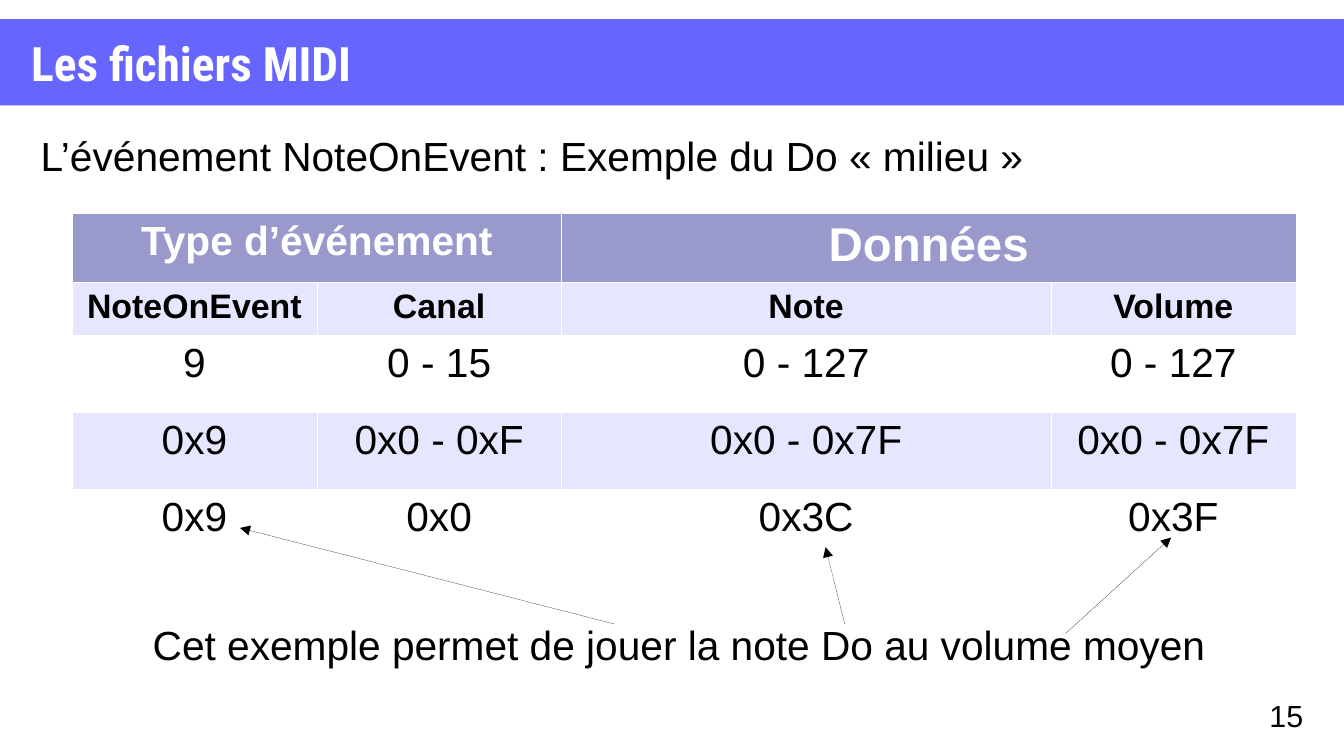
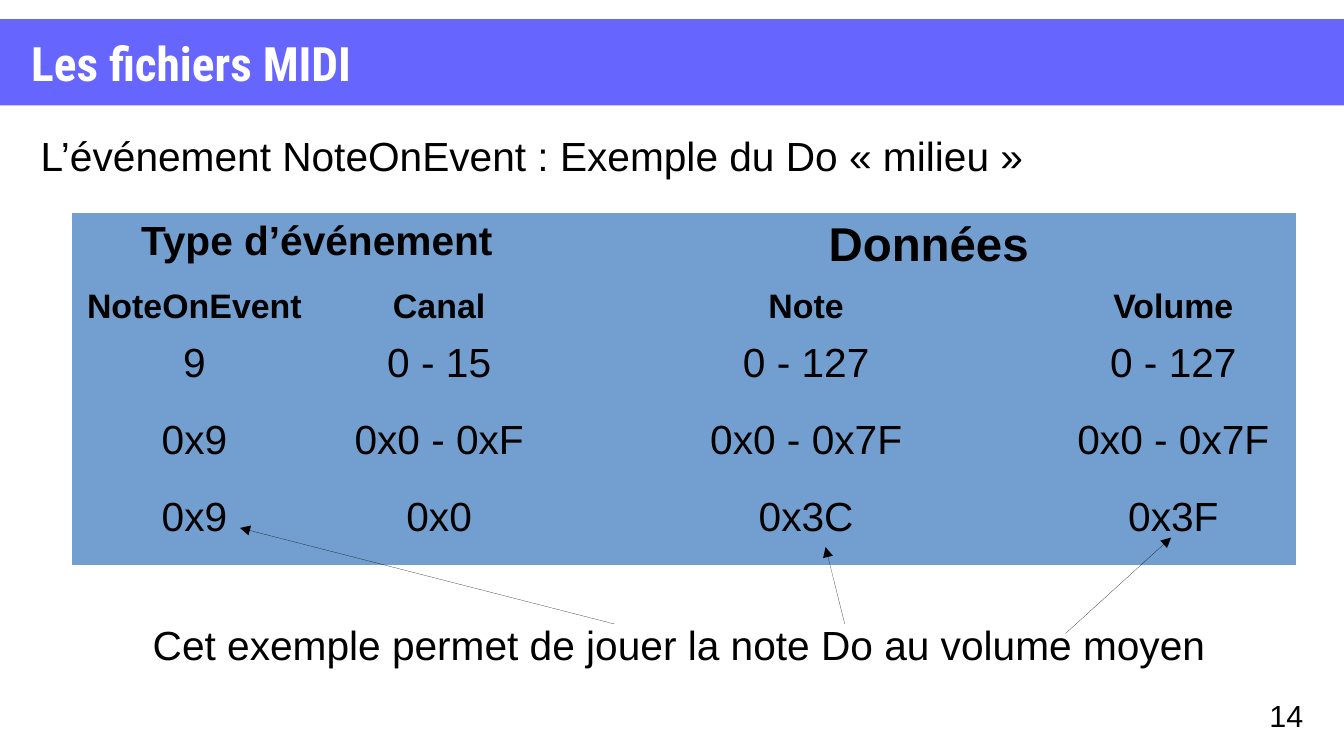
Before and after one commit to XgLsuLzRMy/Composition-Musicale-par-Reseau-de-Neurones, a slide deck: slide 14 of projet.odp (slide 15 before the commit). Drawn at 1344x756 pixels with LibreOffice and Linux fonts; fonts in the diff are those of the drawing. Boxes give left, top, right and bottom in pixels: in the first picture for what was removed or moved away, otherwise in the second. Text is boxed around its words. In the diff, an @@ line names an element or a change of style, - is before the commit and + after.

```diff
--- a/projet.odp
+++ b/projet.odp
@@ table at bbox=[72, 213, 1296, 562] @@
@@ fill #9999CC to #729FCF in 2 cells @@
@@ fill #E6E6FF to #729FCF in 8 cells @@
@@ fill #FFFFFF to #729FCF in 8 cells @@
@@ text colour #FFFFFF to #000000 in "Type d’événement", "Données" @@
@@ borders changed @@
@@ page number at bbox=[1269, 706, 1303, 727]: text changed @@
-15
+14
```
Also in this commit, not shown: 6 other slides changed, 1 slide added, 1 slide removed, 1 other file.
